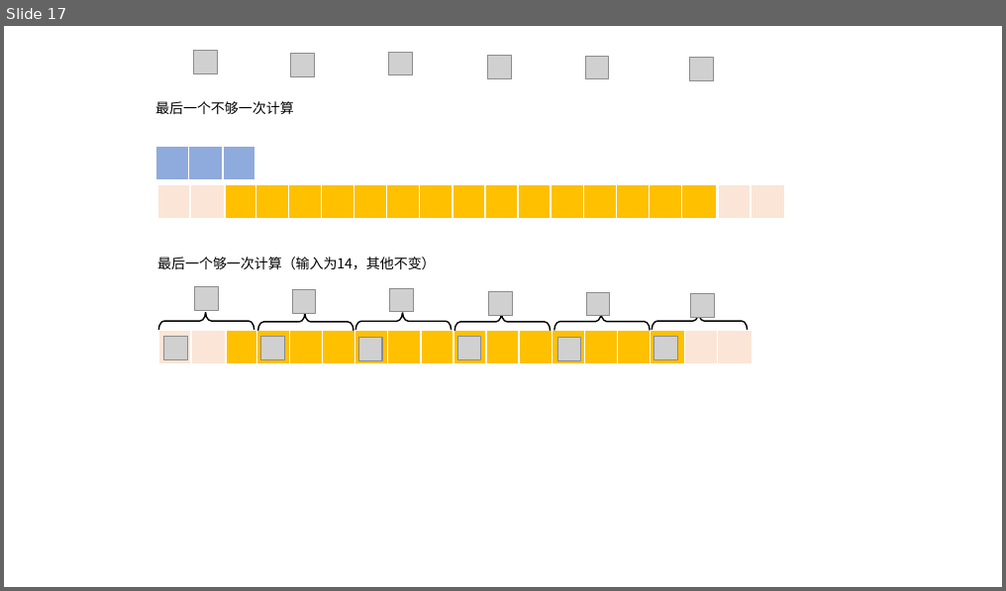
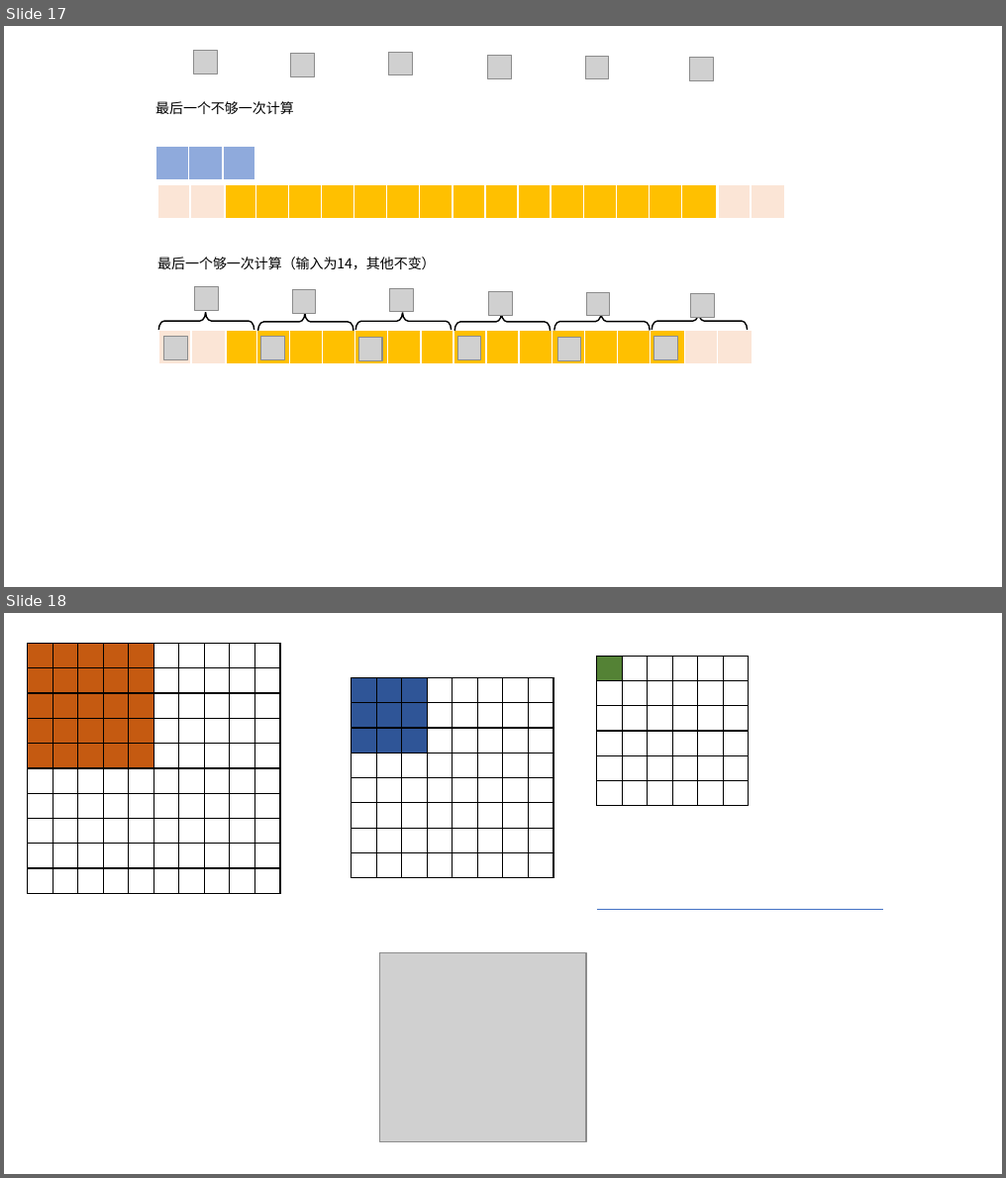
Before and after one commit to CastleDream/d2l_learning, a slide deck: 绘图.pptx. Shown one above the other, each under a label of ours: slide 17 before the commit, slides 17 and 18 after it. The pictures are 1006x591 and 1006x1178 pixels, drawn with LibreOffice and Linux fonts; fonts in the diff are those of the drawing; grey boxes stand for pictures. Boxes give left, top, right and bottom in pixels: in the first picture for what was removed or moved away, otherwise in the second. Text is boxed around its words. In the diff, an @@ line names an element or a change of style, - is before the commit and + after.

Commit message:
update ppt

```diff
--- a/绘图.pptx
+++ b/绘图.pptx
@@ slide 18 added at bbox=[4, 613, 1002, 1174], background #FFFFFF @@
@@ table added at bbox=[28, 643, 277, 893], 10 rows, 10 columns @@
+ |  |  |  |  |  |  |  |  | 
+ |  |  |  |  |  |  |  |  | 
+ |  |  |  |  |  |  |  |  | 
+ |  |  |  |  |  |  |  |  | 
+ |  |  |  |  |  |  |  |  | 
+ |  |  |  |  |  |  |  |  | 
+ |  |  |  |  |  |  |  |  | 
+ |  |  |  |  |  |  |  |  | 
+ |  |  |  |  |  |  |  |  | 
+ |  |  |  |  |  |  |  |  | 
@@ table added at bbox=[597, 656, 746, 807], 6 rows, 6 columns @@
+ |  |  |  |  | 
+ |  |  |  |  | 
+ |  |  |  |  | 
+ |  |  |  |  | 
+ |  |  |  |  | 
+ |  |  |  |  | 
@@ table added at bbox=[351, 678, 550, 878], 8 rows, 8 columns @@
+ |  |  |  |  |  |  | 
+ |  |  |  |  |  |  | 
+ |  |  |  |  |  |  | 
+ |  |  |  |  |  |  | 
+ |  |  |  |  |  |  | 
+ |  |  |  |  |  |  | 
+ |  |  |  |  |  |  | 
+ |  |  |  |  |  |  | 
@@ line added from (597, 909) to (882, 909), #4472C4 0.5 pt @@
@@ picture added at bbox=[380, 954, 587, 1143] @@
```
Also in this commit, not shown: 1 other slide added, 1 slide removed.
